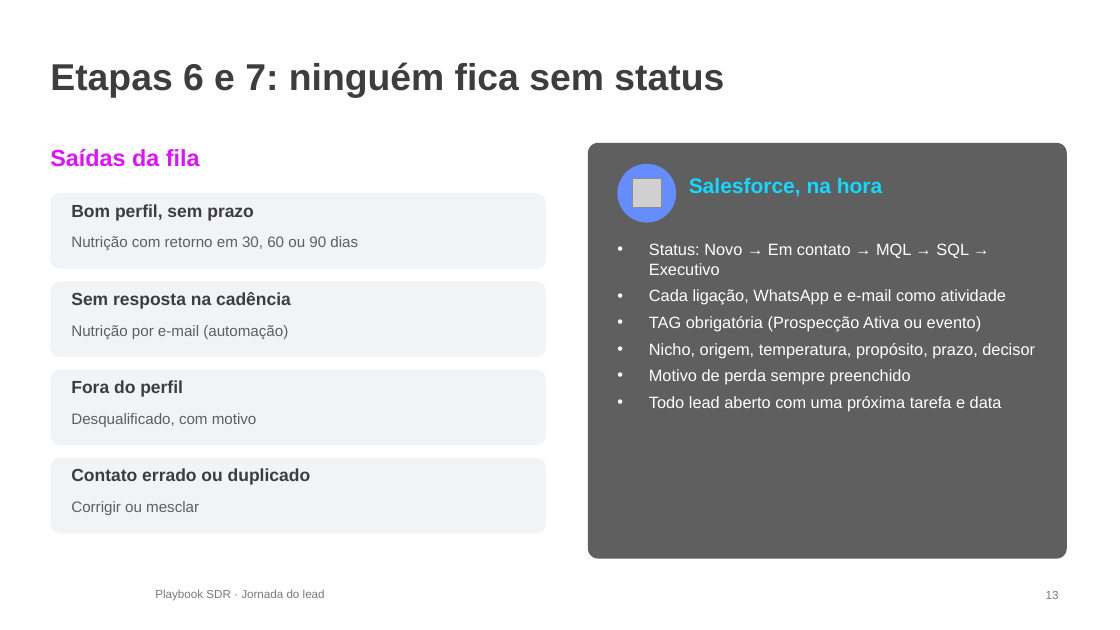
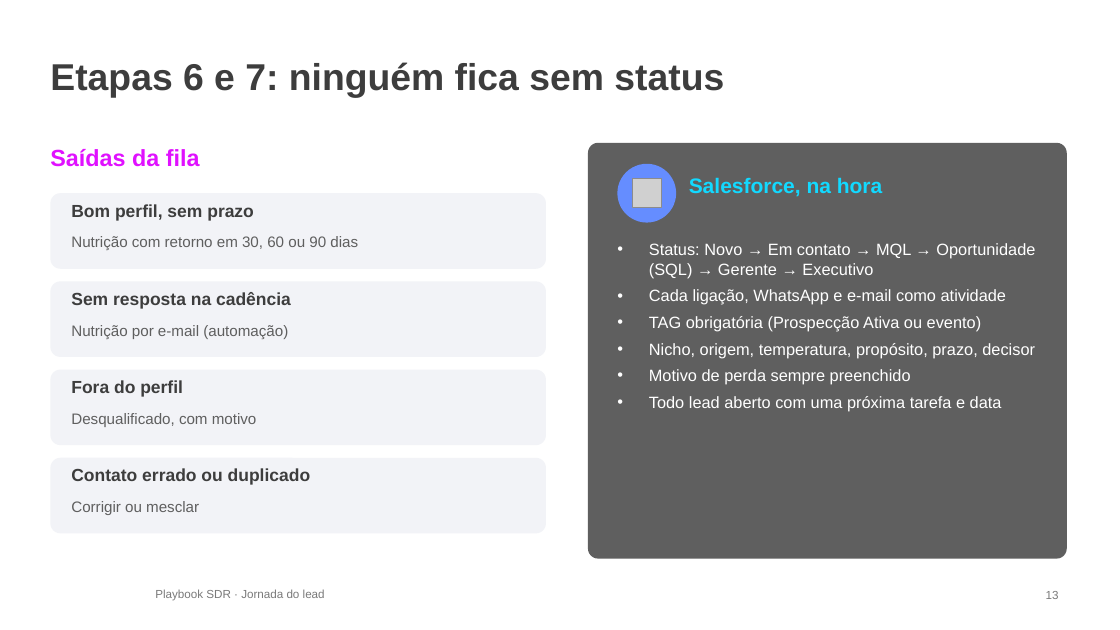
Before and after one commit to itarsilva/Treino, a slide deck: slide 13 of ledwave-comercial/sdr/LedWave_Jornada_do_Lead_SDR.pptx. Drawn at 1120x630 pixels with LibreOffice and Linux fonts; fonts in the diff are those of the drawing; grey boxes stand for pictures; background and template pictures are left out. Boxes give left, top, right and bottom in pixels: in the first picture for what was removed or moved away, otherwise in the second. Text is boxed around its words. In the diff, an @@ line names an element or a change of style, - is before the commit and + after.

```diff
--- a/ledwave-comercial/sdr/LedWave_Jornada_do_Lead_SDR.pptx
+++ b/ledwave-comercial/sdr/LedWave_Jornada_do_Lead_SDR.pptx
@@ text at [649, 243, 1035, 279]: text changed @@
-• Status: Novo → Em contato → MQL → SQL → Executivo
+• Status: Novo → Em contato → MQL → Oportunidade (SQL) → Gerente → Executivo
```
Also in this commit, not shown: 5 other slides changed, 1 other file.
